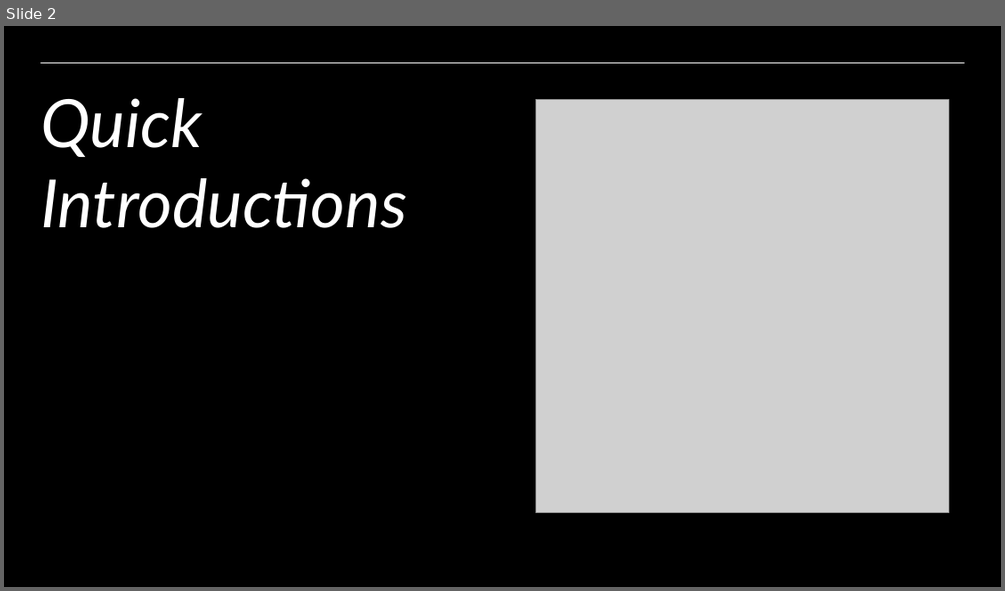
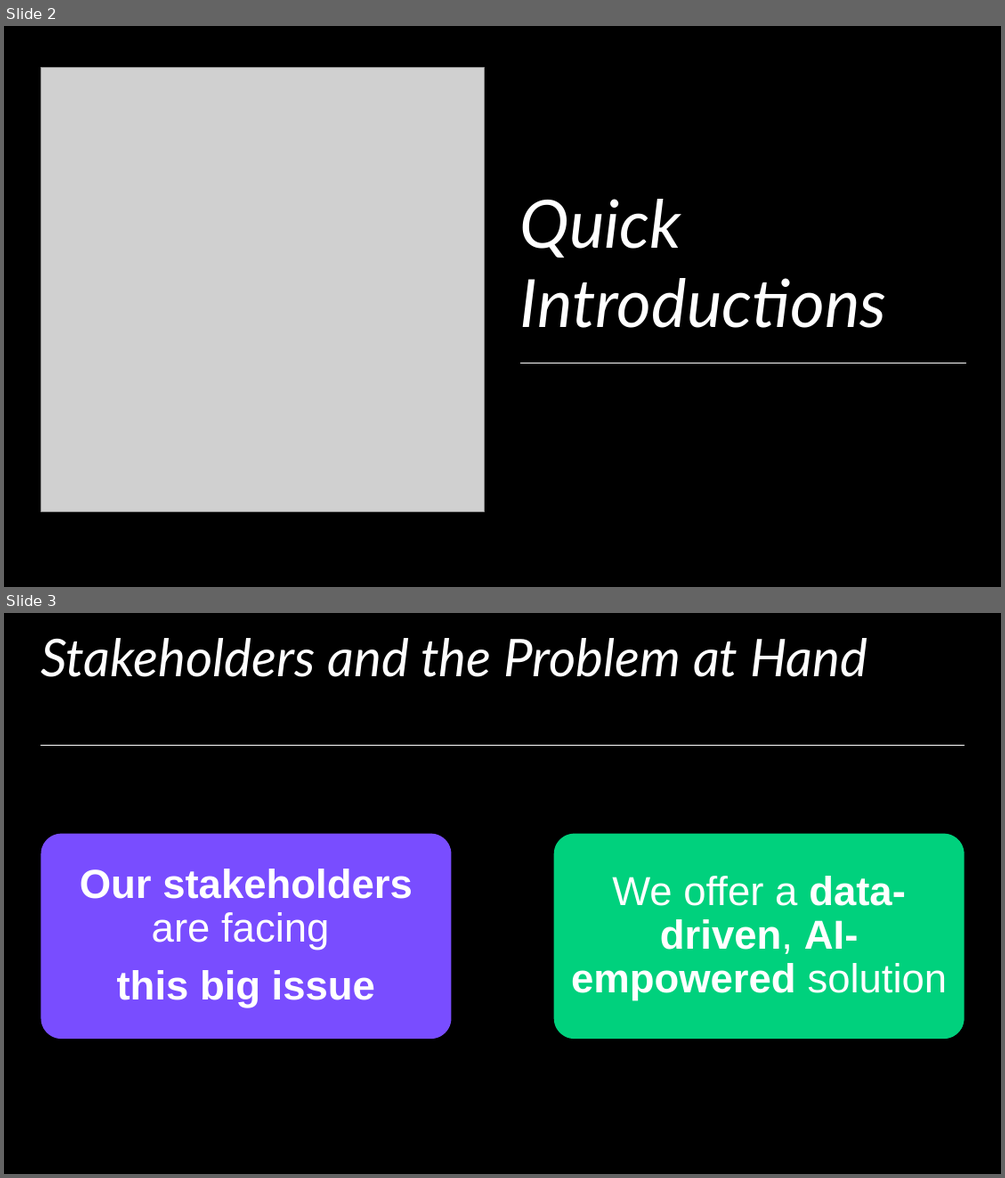
Before and after one commit to NickKasten/Kasmajonesattoni, a slide deck: Datathon_Presentation.pptx. Shown one above the other, each under a label of ours: slide 2 before the commit, slides 2 and 3 after it. The pictures are 1005x591 and 1005x1178 pixels, drawn with LibreOffice and Linux fonts; fonts in the diff are those of the drawing; grey boxes stand for pictures. Boxes give left, top, right and bottom in pixels: in the first picture for what was removed or moved away, otherwise in the second. Text is boxed around its words. In the diff, an @@ line names an element or a change of style, - is before the commit and + after.

```diff
--- a/Datathon_Presentation.pptx
+++ b/Datathon_Presentation.pptx
@@ slide 3 added at [4,613,1001,1174], background #000000 @@
@@ title added at [40,638,867,677], 50 pt, text #FFFFFF, italic @@
+Stakeholders and the Problem at Hand
@@ line added from (40, 745) to (964, 745), #FFFFFF 0.5 pt @@
@@ group added at [40,834,964,1038]: 2 rounded rectangles, 2 texts @@
+Our stakeholders are facing
+this big issue
+We offer a data-driven, AI-empowered solution
@@ slide 2 changed as well @@
@@ picture: place and size @@
-picture at [535,99,948,512]
+picture at [40,68,484,511]
@@ line removed from (40, 62) to (964, 62) @@
@@ title "Quick Introductions": place and size @@
-title "Quick Introductions" at [40,98,407,228]
+title "Quick Introductions" at [520,199,887,328]
@@ line added from (521, 363) to (966, 363), #FFFFFF 0.5 pt @@
```
Also in this commit, not shown: 1 other slide changed, 7 other slides added, 9 slides removed.
